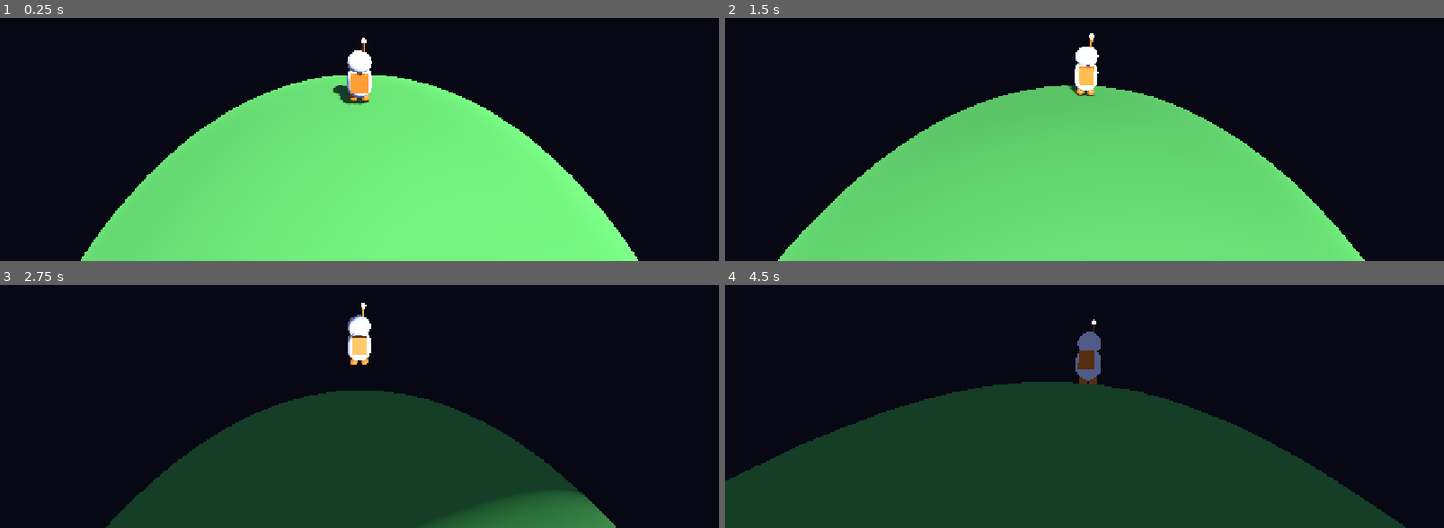
Above: before the commit, frames 1-4 (two rows, left to right).
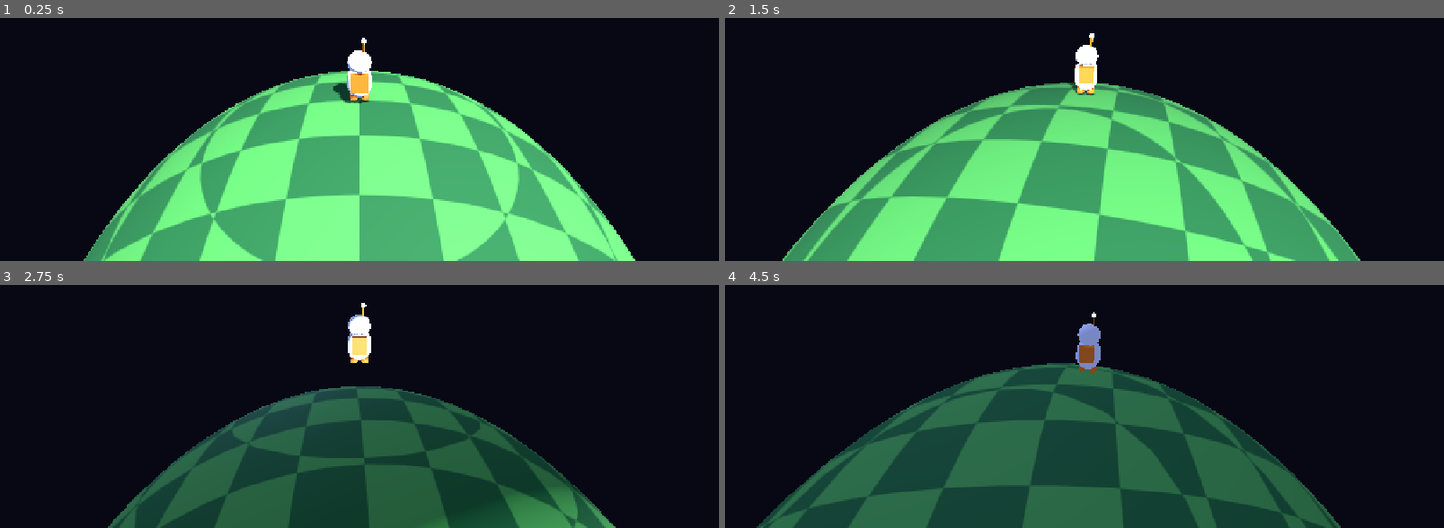
Above: after the commit, the same moments.

Repository: ResulKarahasanMD/yorunge
Game: Godot game, scene res://levels/dev/sandbox_a.tscn
Two runs of this game, one before a commit and one after it. Both use one fixed random seed, a clock stepped at 60 frames per second and the inputs below.
Inputs (mouse positions are in pixels of both pictures, inside the frame that each line leads up to):
- Up to frame 1 (0.25 s): no input
- Up to frame 2 (1.5 s): tap Enter (ui_accept) at 0.5 s; move the mouse to (1120, 56) at 0.52 s; hold W (move_forward) from 0.53 s (still down); tap Space (jump) at 0.6, 0.77, 1.07 s; click (1120, 56) at 0.67 s; move the mouse to (1048, 61) at 1.27 s; tap Backspace at 1.35 s
- Up to frame 3 (2.75 s): keep holding W (move_forward); tap Space (jump) at 1.52, 1.55, 1.82, 2.3 s; move the mouse to (373, 319) at 2.02 s; tap P at 2.1 s
- Up to frame 4 (4.5 s): release W (move_forward) at 2.75 s; drag from (1048, 406) to (outside the picture) at 2.77 s; move the mouse to (1134, 331) at 3.52 s; hold W (move_forward) from 3.53 s (still down); tap Backspace at 3.6 s; tap Space (jump) at 3.77, 3.8, 4.07 s; move the mouse to (1026, 321) at 4.27 s; tap P at 4.35 s

The runs differ from the first frame. In frame 1, 26% of the frame differs, in the area x 11-89%, y 10-100%; in frame 2, 35%, in the area x 7-89%, y 6-100%; in frame 3, 15%; in frame 4, 26%.

Commit message:
fix(camera): eased boom collision, horizon-safe pitch, night lighting, checker
User playtest feedback on milestone a:
- Replace SpringArm3D with an own sphere shape-cast; boom length eases toward
  the cast result with a speed cap (in 30 m/s, out 18 m/s, dt clamped to 1/30)
  so occluders never pop the zoom in a single frame
- Pitch range -65..-5 deg, default -22 deg; static horizon_offset_deg proves the
  horizon stays in frame for planet radii 3..25
- Raise ambient light and add a shadowless cool fill light for the night side
- Temporary filtered 3D checker shader on planets for a sense of speed
- tests/test_camera.gd (horizon, ground clearance, zoom speed, hitch bound);
  camera_test / night_test dev scenes with floating rocks

Co-Authored-By: Claude Opus 5.5 <noreply@anthropic.com>
Claude-Session: https://claude.ai/code/session_01TszQor8WN612wNBDZHWYtn

Diff:
--- a/camera/camera_rig.tscn
+++ b/camera/camera_rig.tscn
@@ -2,18 +2,11 @@
 
 [ext_resource type="Script" path="res://camera/orbit_camera_rig.gd" id="1_rig"]
 
-[sub_resource type="SphereShape3D" id="SphereShape3D_arm"]
-radius = 0.3
-
 [node name="CameraRig" type="Node3D"]
 script = ExtResource("1_rig")
 
-[node name="SpringArm3D" type="SpringArm3D" parent="."]
-shape = SubResource("SphereShape3D_arm")
-spring_length = 8.0
-margin = 0.2
-
-[node name="Camera3D" type="Camera3D" parent="SpringArm3D"]
+[node name="Camera3D" type="Camera3D" parent="."]
 current = true
 fov = 70.0
+near = 0.05
 far = 600.0
--- a/camera/orbit_camera_rig.gd
+++ b/camera/orbit_camera_rig.gd
@@ -4,23 +4,42 @@
 ## The rig keeps its own orthonormal frame (Y = smoothed player up, -Z = yaw
 ## forward). When the up vector changes the frame is parallel-transported by the
 ## shortest-arc rotation, so walking over a planet or jumping between planets
-## never snaps the yaw. Pitch lives on the SpringArm3D, which also keeps the
-## camera out of planets. Runs in _process on the player's interpolated pose.
+## never snaps the yaw. The boom (pivot -> camera) is shape-cast against the
+## world every frame; its length eases toward the cast result with a speed cap,
+## fast inward and slow outward, so occluders never pop the zoom in one frame.
+## Runs in _process on the player's interpolated pose.
 
 const LOG_TAG := "Camera"
 const ANTIPARALLEL_DOT := -0.999
 ## Auto-align ignores travel that would need a turn larger than this
 ## (running toward the camera should not spin it around).
 const AUTO_ALIGN_MAX_ANGLE := deg_to_rad(120.0)
+## Smoothing never integrates over more than this, so a frame hitch cannot
+## turn into a zoom jump.
+const MAX_SMOOTH_DT := 1.0 / 30.0
+## Arm length changes smaller than this do not count as an occlusion.
+const OCCLUSION_EPSILON := 0.05
 
 @export var target: PlayerController
 
 @export_group("Framing")
 @export var distance: float = 8.0
 @export var pivot_height: float = 1.3
-@export var default_pitch_deg: float = -20.0
-@export var min_pitch_deg: float = -75.0
-@export var max_pitch_deg: float = 30.0
+## Pitch is the boom angle; negative = camera above the pivot looking down.
+@export var default_pitch_deg: float = -22.0
+## Highest camera (steepest look-down).
+@export var min_pitch_deg: float = -65.0
+## Lowest camera. Kept below zero so the camera never dips under the pivot,
+## where it would hit the ground and lose the horizon (see tests/test_camera.gd).
+@export var max_pitch_deg: float = -5.0
+
+@export_group("Boom collision")
+@export var collision_radius: float = 0.3
+@export var min_arm_length: float = 1.0
+@export var zoom_in_sharpness: float = 25.0
+@export var zoom_in_max_speed: float = 30.0
+@export var zoom_out_sharpness: float = 8.0
+@export var zoom_out_max_speed: float = 18.0
 
 @export_group("Smoothing")
 @export var follow_sharpness: float = 14.0
@@ -39,28 +58,44 @@
 @export var auto_align_sharpness: float = 1.8
 @export var auto_align_min_speed: float = 1.0
 
+## Current (smoothed) boom length — what the player sees.
+var arm_length: float = 0.0
+## Unsmoothed length the shape cast allowed this frame.
+var arm_target_length: float = 0.0
+## Largest single-frame change of arm_length since the rig started, the raw
+## frame delta it happened on, and the largest step/delta ratio (m/s).
+var max_arm_step: float = 0.0
+var max_arm_step_frame_dt: float = 0.0
+var max_arm_speed: float = 0.0
+var occlusion_events: int = 0
+
 var _frame: Basis = Basis.IDENTITY
 var _pitch: float = 0.0
 var _pending_mouse: Vector2 = Vector2.ZERO
 var _time_since_look: float = INF
-
-@onready var _spring_arm: SpringArm3D = $SpringArm3D
-@onready var camera: Camera3D = $SpringArm3D/Camera3D
+var _occluded: bool = false
+var _query: PhysicsShapeQueryParameters3D = PhysicsShapeQueryParameters3D.new()
+
+@onready var camera: Camera3D = $Camera3D
 
 
 func _ready() -> void:
 	top_level = true
 	physics_interpolation_mode = Node.PHYSICS_INTERPOLATION_MODE_OFF
-	_pitch = deg_to_rad(default_pitch_deg)
-	_spring_arm.collision_mask = PhysicsLayers.WORLD
+	_pitch = deg_to_rad(clampf(default_pitch_deg, min_pitch_deg, max_pitch_deg))
+	arm_length = distance
+	arm_target_length = distance
+	var probe := SphereShape3D.new()
+	probe.radius = collision_radius
+	_query.shape = probe
+	_query.collision_mask = PhysicsLayers.WORLD
 	if target != null:
 		set_target(target)
 
 
 func set_target(new_target: PlayerController) -> void:
 	target = new_target
-	_spring_arm.clear_excluded_objects()
-	_spring_arm.add_excluded_object(target.get_rid())
+	_query.exclude = [target.get_rid()]
 	snap_to_target()
 
 
@@ -68,12 +103,29 @@
 func snap_to_target() -> void:
 	_frame = target.global_basis.orthonormalized()
 	global_position = target.global_position + _frame.y * pivot_height
+	arm_length = _cast_arm_length()
+	arm_target_length = arm_length
 	_apply_transform()
 
 
 ## Yaw frame (Y = up, -Z = forward on the ground plane) used by HumanInput.
 func get_yaw_basis() -> Basis:
 	return _frame
+
+
+## Angle (degrees) of the forward horizon relative to the camera's view axis,
+## for a player standing on a sphere of `planet_radius`; negative = below the
+## screen centre. Returns -90 when the camera would be inside the planet.
+static func horizon_offset_deg(planet_radius: float, pivot_h: float, arm: float, pitch_deg: float) -> float:
+	var elevation := deg_to_rad(-pitch_deg)
+	var cam_up := planet_radius + pivot_h + arm * sin(elevation)
+	var cam_back := arm * cos(elevation)
+	var cam_dist := sqrt(cam_up * cam_up + cam_back * cam_back)
+	if cam_dist <= planet_radius:
+		return -90.0
+	var to_center := -atan2(cam_up, cam_back)
+	var horizon := to_center + asin(planet_radius / cam_dist)
+	return rad_to_deg(horizon + elevation)
 
 
 func _unhandled_input(event: InputEvent) -> void:
@@ -96,6 +148,7 @@
 
 	var pivot := pose.origin + _frame.y * pivot_height
 	global_position = global_position.lerp(pivot, 1.0 - exp(-follow_sharpness * delta))
+	_update_arm_length(delta)
 	_apply_transform()
 
 
@@ -139,7 +192,54 @@
 	_frame = _frame.rotated(_frame.y, step).orthonormalized()
 
 
+func _boom_basis() -> Basis:
+	return _frame * Basis(Vector3.RIGHT, _pitch)
+
+
+func _cast_arm_length() -> float:
+	var direction := _boom_basis().z
+	_query.transform = Transform3D(Basis.IDENTITY, global_position)
+	_query.motion = direction * distance
+	var fractions := get_world_3d().direct_space_state.cast_motion(_query)
+	return clampf(distance * fractions[0], min_arm_length, distance)
+
+
+## One frame of boom easing: exponential approach toward `target`, with the
+## per-frame change capped at speed * min(delta, MAX_SMOOTH_DT). Pure, so the
+## bound is unit-tested in tests/test_camera.gd.
+static func step_arm_length(current: float, target_length: float, delta: float,
+		in_sharpness: float, in_speed: float, out_sharpness: float, out_speed: float) -> float:
+	var dt := minf(delta, MAX_SMOOTH_DT)
+	var zooming_in := target_length < current
+	var sharpness := in_sharpness if zooming_in else out_sharpness
+	var max_step := (in_speed if zooming_in else out_speed) * dt
+	var eased := lerpf(current, target_length, 1.0 - exp(-sharpness * dt))
+	return current + clampf(eased - current, -max_step, max_step)
+
+
+func _update_arm_length(delta: float) -> void:
+	arm_target_length = _cast_arm_length()
+	var next := step_arm_length(arm_length, arm_target_length, delta,
+		zoom_in_sharpness, zoom_in_max_speed, zoom_out_sharpness, zoom_out_max_speed)
+	var step := absf(next - arm_length)
+	if step > max_arm_step:
+		max_arm_step = step
+		max_arm_step_frame_dt = delta
+	if delta > 0.0:
+		max_arm_speed = maxf(max_arm_speed, step / delta)
+	arm_length = next
+
+	var occluded := arm_target_length < distance - OCCLUSION_EPSILON
+	if occluded and not _occluded:
+		occlusion_events += 1
+		GameLog.info(LOG_TAG, "occluded: target=%.2f current=%.2f" % [arm_target_length, arm_length])
+	elif not occluded and _occluded:
+		GameLog.info(LOG_TAG, "clear: current=%.2f max_step=%.3f (frame dt %.1f ms) max_speed=%.1f m/s" % [
+			arm_length, max_arm_step, max_arm_step_frame_dt * 1000.0, max_arm_speed])
+	_occluded = occluded
+
+
 func _apply_transform() -> void:
 	global_basis = _frame
-	_spring_arm.rotation = Vector3(_pitch, 0.0, 0.0)
-	_spring_arm.spring_length = distance
+	var boom := Basis(Vector3.RIGHT, _pitch)
+	camera.transform = Transform3D(boom, boom.z * arm_length)
--- /dev/null
+++ b/debug/demo_camera_test.tscn
@@ -0,0 +1,7 @@
+[gd_scene format=3]
+
+[ext_resource type="Script" path="res://debug/demo_entry.gd" id="1_entry"]
+
+[node name="DemoCameraTest" type="Node"]
+script = ExtResource("1_entry")
+target_scene = "res://levels/dev/camera_test.tscn"
--- /dev/null
+++ b/levels/dev/camera_test.tscn
@@ -0,0 +1,21 @@
+[gd_scene format=3]
+
+[ext_resource type="PackedScene" path="res://levels/dev/sandbox_a.tscn" id="1_base"]
+[ext_resource type="PackedScene" path="res://world/floating_rock.tscn" id="2_rock"]
+
+[node name="CameraTest" instance=ExtResource("1_base")]
+level_title = "Camera Occlusion Test"
+
+[node name="Rocks" type="Node3D" parent="."]
+
+[node name="Rock060" parent="Rocks" instance=ExtResource("2_rock")]
+transform = Transform3D(1, 0, 0, 0, 1, 0, 0, 0, 1, 0, 6.65, -11.518)
+
+[node name="Rock150" parent="Rocks" instance=ExtResource("2_rock")]
+transform = Transform3D(1, 0, 0, 0, 1, 0, 0, 0, 1, 0, -11.518, -6.65)
+
+[node name="Rock240" parent="Rocks" instance=ExtResource("2_rock")]
+transform = Transform3D(1, 0, 0, 0, 1, 0, 0, 0, 1, 0, -6.65, 11.518)
+
+[node name="Rock320" parent="Rocks" instance=ExtResource("2_rock")]
+transform = Transform3D(1, 0, 0, 0, 1, 0, 0, 0, 1, 0, 10.188, 8.549)
--- /dev/null
+++ b/levels/dev/night_test.tscn
@@ -0,0 +1,9 @@
+[gd_scene format=3]
+
+[ext_resource type="PackedScene" path="res://levels/dev/sandbox_a.tscn" id="1_base"]
+
+[node name="NightTest" instance=ExtResource("1_base")]
+level_title = "Night Side Lighting Test"
+
+[node name="Player" parent="." index="4"]
+transform = Transform3D(1, 0, 0, 0, -0.5, 0.866, 0, -0.866, -0.5, 0, -5.025, -8.703)
--- /dev/null
+++ b/levels/dev/night_test_old_lighting.tscn
@@ -0,0 +1,19 @@
+[gd_scene format=3]
+
+[ext_resource type="PackedScene" path="res://levels/dev/night_test.tscn" id="1_base"]
+
+[sub_resource type="Environment" id="Environment_old"]
+background_mode = 1
+background_color = Color(0.03, 0.03, 0.08, 1)
+ambient_light_source = 2
+ambient_light_color = Color(0.45, 0.5, 0.72, 1)
+ambient_light_energy = 0.55
+
+[node name="NightTestOld" instance=ExtResource("1_base")]
+level_title = "Night Side Lighting Test (pre-fix lighting)"
+
+[node name="WorldEnvironment" parent="." index="0"]
+environment = SubResource("Environment_old")
+
+[node name="Fill" parent="." index="2"]
+visible = false
--- a/levels/dev/sandbox_a.tscn
+++ b/levels/dev/sandbox_a.tscn
@@ -10,8 +10,8 @@
 background_mode = 1
 background_color = Color(0.03, 0.03, 0.08, 1)
 ambient_light_source = 2
-ambient_light_color = Color(0.45, 0.5, 0.72, 1)
-ambient_light_energy = 0.55
+ambient_light_color = Color(0.5, 0.56, 0.78, 1)
+ambient_light_energy = 1.0
 
 [node name="SandboxA" type="Node3D" node_paths=PackedStringArray("player", "camera_rig")]
 script = ExtResource("1_level")
@@ -27,6 +27,11 @@
 light_energy = 1.2
 shadow_enabled = true
 
+[node name="Fill" type="DirectionalLight3D" parent="."]
+transform = Transform3D(0.866, 0.383, -0.321, 0, -0.643, -0.766, -0.5, 0.663, -0.557, 0, 0, 0)
+light_color = Color(0.55, 0.65, 1, 1)
+light_energy = 0.35
+
 [node name="Planets" type="Node3D" parent="."]
 
 [node name="Grassy" parent="Planets" instance=ExtResource("2_planet")]
--- /dev/null
+++ b/shaders/debug_checker.gdshader
@@ -0,0 +1,31 @@
+// Temporary speed-reference surface (milestone a fix). Replaced by
+// planet_surface.gdshader in milestone (d).
+// 3D checkerboard in object space: uniform cells everywhere on a sphere (no
+// pole pinching) and it rotates with spinning moons. Box-filtered with fwidth
+// so distant cells fade to grey instead of shimmering.
+shader_type spatial;
+
+uniform vec3 color_a : source_color = vec3(0.2, 0.45, 0.22);
+uniform vec3 color_b : source_color = vec3(0.32, 0.66, 0.3);
+uniform float cell_size = 1.5;
+uniform float roughness_value = 0.85;
+
+varying vec3 object_position;
+
+void vertex() {
+	object_position = VERTEX;
+}
+
+// Integral of a square wave, box-filtered over the pixel footprint `w`
+// (Inigo Quilez, "filtered checkerboard").
+float filtered_checker(vec3 p) {
+	vec3 w = fwidth(p) + 0.0001;
+	vec3 i = 2.0 * (abs(fract((p - 0.5 * w) * 0.5) - 0.5) - abs(fract((p + 0.5 * w) * 0.5) - 0.5)) / w;
+	return 0.5 - 0.5 * i.x * i.y * i.z;
+}
+
+void fragment() {
+	float checker = filtered_checker(object_position / cell_size);
+	ALBEDO = mix(color_a, color_b, checker);
+	ROUGHNESS = roughness_value;
+}
--- a/tests/run_tests.gd
+++ b/tests/run_tests.gd
@@ -4,6 +4,7 @@
 
 const SUITES: Array[String] = [
 	"res://tests/test_gravity.gd",
+	"res://tests/test_camera.gd",
 ]
 
 
@@ -28,6 +29,7 @@
 			suite.begin(method_name)
 			suite.call(method_name)
 			suite.cleanup()
+		suite.teardown_suite()
 		total_checks += suite.checks
 		all_failures.append_array(suite.failures)
 		print("[Test] %s: %d tests, %d checks, %d failures" % [
--- /dev/null
+++ b/tests/test_camera.gd
@@ -0,0 +1,118 @@
+extends TestSuite
+## OrbitCameraRig framing limits and boom easing, checked against the values
+## actually configured in res://camera/camera_rig.tscn.
+
+const RIG_SCENE := "res://camera/camera_rig.tscn"
+## Planet radii the levels may use (tutorials + generator range).
+const PLANET_RADII: Array[float] = [3.0, 4.0, 6.0, 8.0, 10.0, 14.0, 20.0, 25.0]
+## Horizon must stay at least this far inside the top/bottom frame edge.
+const HORIZON_EDGE_MARGIN_DEG := 5.0
+## Extra clearance between the boom probe and the planet surface.
+const GROUND_CLEARANCE := 0.2
+const FRAME_DT := 1.0 / 60.0
+const HITCH_DT := 0.25
+
+var _rig: OrbitCameraRig
+var _fov: float
+
+
+func _load_rig() -> void:
+	if _rig != null:
+		return
+	_rig = (load(RIG_SCENE) as PackedScene).instantiate() as OrbitCameraRig
+	_fov = (_rig.get_node("Camera3D") as Camera3D).fov
+
+
+func test_horizon_always_in_frame() -> void:
+	_load_rig()
+	var limit := _fov * 0.5 - HORIZON_EDGE_MARGIN_DEG
+	var worst_low := INF
+	var worst_high := -INF
+	var pitch := _rig.min_pitch_deg
+	while pitch <= _rig.max_pitch_deg + 0.001:
+		for radius: float in PLANET_RADII:
+			var offset := OrbitCameraRig.horizon_offset_deg(radius, _rig.pivot_height, _rig.distance, pitch)
+			worst_low = minf(worst_low, offset)
+			worst_high = maxf(worst_high, offset)
+			check(absf(offset) <= limit,
+				"horizon at %.1f deg (limit %.1f) for R=%.0f pitch=%.0f" % [offset, limit, radius, pitch])
+		pitch += 1.0
+	print("[Test]   horizon offset range over pitch [%.0f, %.0f] and R %s: %.1f .. %.1f deg (frame half-height %.1f)" % [
+		_rig.min_pitch_deg, _rig.max_pitch_deg, PLANET_RADII, worst_low, worst_high, _fov * 0.5])
+
+
+func test_default_pitch_horizon_near_centre() -> void:
+	_load_rig()
+	var offset := OrbitCameraRig.horizon_offset_deg(10.0, _rig.pivot_height, _rig.distance, _rig.default_pitch_deg)
+	check(_rig.default_pitch_deg <= -20.0 and _rig.default_pitch_deg >= -25.0, "default pitch looks 20-25 deg down")
+	check(absf(offset) < 10.0, "default view puts horizon within 10 deg of centre (got %.1f)" % offset)
+
+
+func test_camera_never_reaches_own_planet() -> void:
+	_load_rig()
+	for radius: float in PLANET_RADII:
+		var elevation := deg_to_rad(-_rig.max_pitch_deg)
+		var up := radius + _rig.pivot_height + _rig.distance * sin(elevation)
+		var back := _rig.distance * cos(elevation)
+		var clearance := sqrt(up * up + back * back) - radius
+		check(clearance >= _rig.collision_radius + GROUND_CLEARANCE,
+			"lowest camera clears R=%.0f surface (clearance %.2f m)" % [radius, clearance])
+
+
+func test_zoom_in_is_fast_but_bounded() -> void:
+	_load_rig()
+	var result := _simulate(_rig.distance, 1.5, FRAME_DT)
+	var bound := _rig.zoom_in_max_speed * FRAME_DT
+	check(result["max_step"] <= bound + DEFAULT_EPSILON, "per-frame zoom-in step <= %.3f m (got %.3f)" % [bound, result["max_step"]])
+	check(result["settle_time"] <= 0.4, "zoom-in settles within 0.4 s (got %.3f)" % result["settle_time"])
+	check(result["first_step"] < (_rig.distance - 1.5) * 0.5, "zoom-in does not jump halfway in one frame")
+	print("[Test]   zoom in 8.0->1.5 @60fps: first step %.3f m, max step %.3f m, 95%% at %.3f s" % [
+		result["first_step"], result["max_step"], result["settle_time"]])
+
+
+func test_zoom_out_is_slow() -> void:
+	_load_rig()
+	var result := _simulate(1.5, _rig.distance, FRAME_DT)
+	var bound := _rig.zoom_out_max_speed * FRAME_DT
+	check(result["max_step"] <= bound + DEFAULT_EPSILON, "per-frame zoom-out step <= %.3f m (got %.3f)" % [bound, result["max_step"]])
+	check(result["settle_time"] >= 0.3 and result["settle_time"] <= 0.5,
+		"zoom-out 95%% settle in 0.3-0.5 s (got %.3f)" % result["settle_time"])
+	print("[Test]   zoom out 1.5->8.0 @60fps: max step %.3f m, 95%% at %.3f s" % [result["max_step"], result["settle_time"]])
+
+
+func test_frame_hitch_is_capped() -> void:
+	_load_rig()
+	var next := OrbitCameraRig.step_arm_length(_rig.distance, 1.0, HITCH_DT,
+		_rig.zoom_in_sharpness, _rig.zoom_in_max_speed, _rig.zoom_out_sharpness, _rig.zoom_out_max_speed)
+	var bound := _rig.zoom_in_max_speed * OrbitCameraRig.MAX_SMOOTH_DT
+	check(_rig.distance - next <= bound + DEFAULT_EPSILON,
+		"a %.2f s hitch moves the boom at most %.2f m (got %.2f)" % [HITCH_DT, bound, _rig.distance - next])
+
+
+## Steps the easing from `from` to `to` and reports the largest frame step and
+## the time to cover 95% of the distance.
+func _simulate(from: float, to: float, dt: float) -> Dictionary:
+	var current := from
+	var max_step := 0.0
+	var first_step := -1.0
+	var settle_time := -1.0
+	var t := 0.0
+	var span := absf(to - from)
+	while t < 3.0:
+		var next := OrbitCameraRig.step_arm_length(current, to, dt,
+			_rig.zoom_in_sharpness, _rig.zoom_in_max_speed, _rig.zoom_out_sharpness, _rig.zoom_out_max_speed)
+		var step := absf(next - current)
+		if first_step < 0.0:
+			first_step = step
+		max_step = maxf(max_step, step)
+		current = next
+		t += dt
+		if settle_time < 0.0 and absf(to - current) <= span * 0.05:
+			settle_time = t
+	return {"max_step": max_step, "first_step": first_step, "settle_time": settle_time}
+
+
+func teardown_suite() -> void:
+	if _rig != null:
+		_rig.free()
+		_rig = null
--- a/tests/test_suite.gd
+++ b/tests/test_suite.gd
@@ -38,6 +38,11 @@
 	return node
 
 
+## Called once after the last test of the suite; free suite-owned objects here.
+func teardown_suite() -> void:
+	pass
+
+
 func cleanup() -> void:
 	for child: Node in tree.root.get_children():
 		if child.has_meta(&"test_node"):
--- /dev/null
+++ b/world/floating_rock.tscn
@@ -0,0 +1,24 @@
+[gd_scene format=3]
+
+[sub_resource type="SphereShape3D" id="SphereShape3D_rock"]
+radius = 1.0
+
+[sub_resource type="StandardMaterial3D" id="Mat_rock"]
+albedo_color = Color(0.5, 0.47, 0.55, 1)
+roughness = 0.95
+
+[sub_resource type="SphereMesh" id="SphereMesh_rock"]
+material = SubResource("Mat_rock")
+radius = 1.0
+height = 2.0
+radial_segments = 7
+rings = 4
+
+[node name="FloatingRock" type="StaticBody3D"]
+collision_mask = 0
+
+[node name="CollisionShape3D" type="CollisionShape3D" parent="."]
+shape = SubResource("SphereShape3D_rock")
+
+[node name="Mesh" type="MeshInstance3D" parent="."]
+mesh = SubResource("SphereMesh_rock")
--- a/world/planet.gd
+++ b/world/planet.gd
@@ -10,6 +10,7 @@
 const GROUP := &"planets"
 const MESH_RADIAL_SEGMENTS := 64
 const MESH_RINGS := 32
+const CHECKER_SHADER := preload("res://shaders/debug_checker.gdshader")
 
 @export_range(1.0, 60.0, 0.1, "or_greater") var radius: float = 10.0:
 	set = set_radius
@@ -98,7 +99,10 @@
 
 
 func _apply_style() -> void:
-	var material := StandardMaterial3D.new()
-	material.albedo_color = style.color_mid if style != null else Color.GRAY
-	material.roughness = 0.85
+	# Temporary checker for a sense of speed; planet_surface.gdshader replaces it in (d).
+	var material := ShaderMaterial.new()
+	material.shader = CHECKER_SHADER
+	if style != null:
+		material.set_shader_parameter(&"color_a", style.color_low)
+		material.set_shader_parameter(&"color_b", style.color_mid)
 	_mesh_instance.material_override = material
Not shown, added: shaders/debug_checker.gdshader.uid
Not shown, added: tests/test_camera.gd.uid
Not shown, changed: PROGRESS.md
